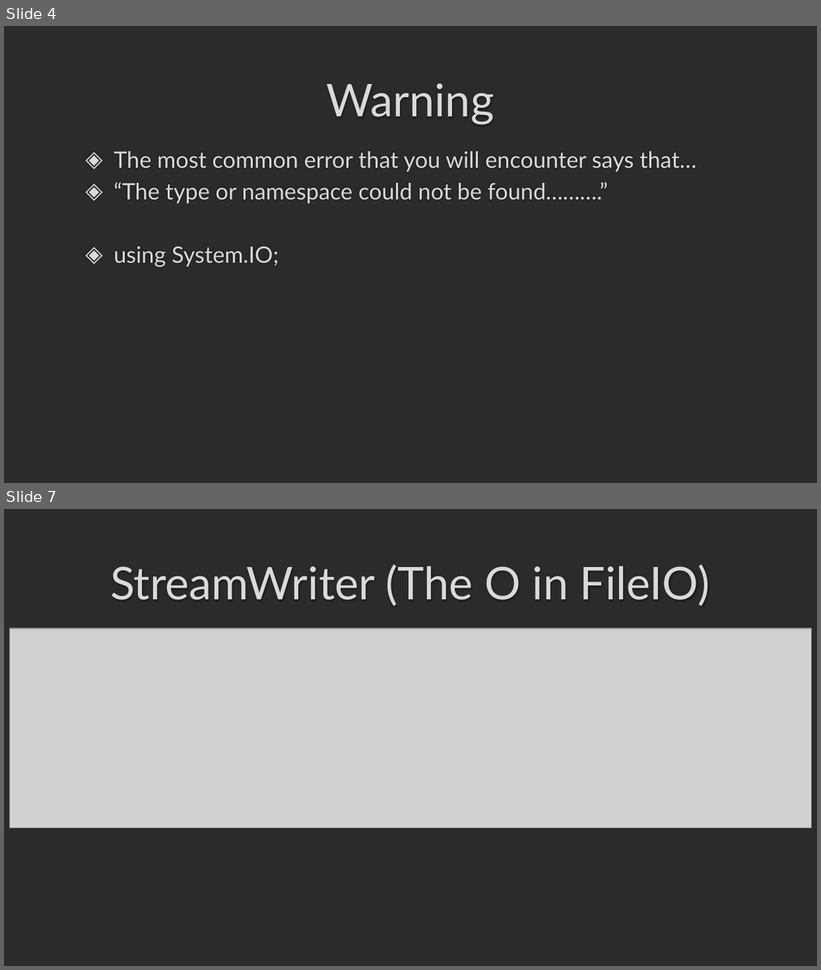
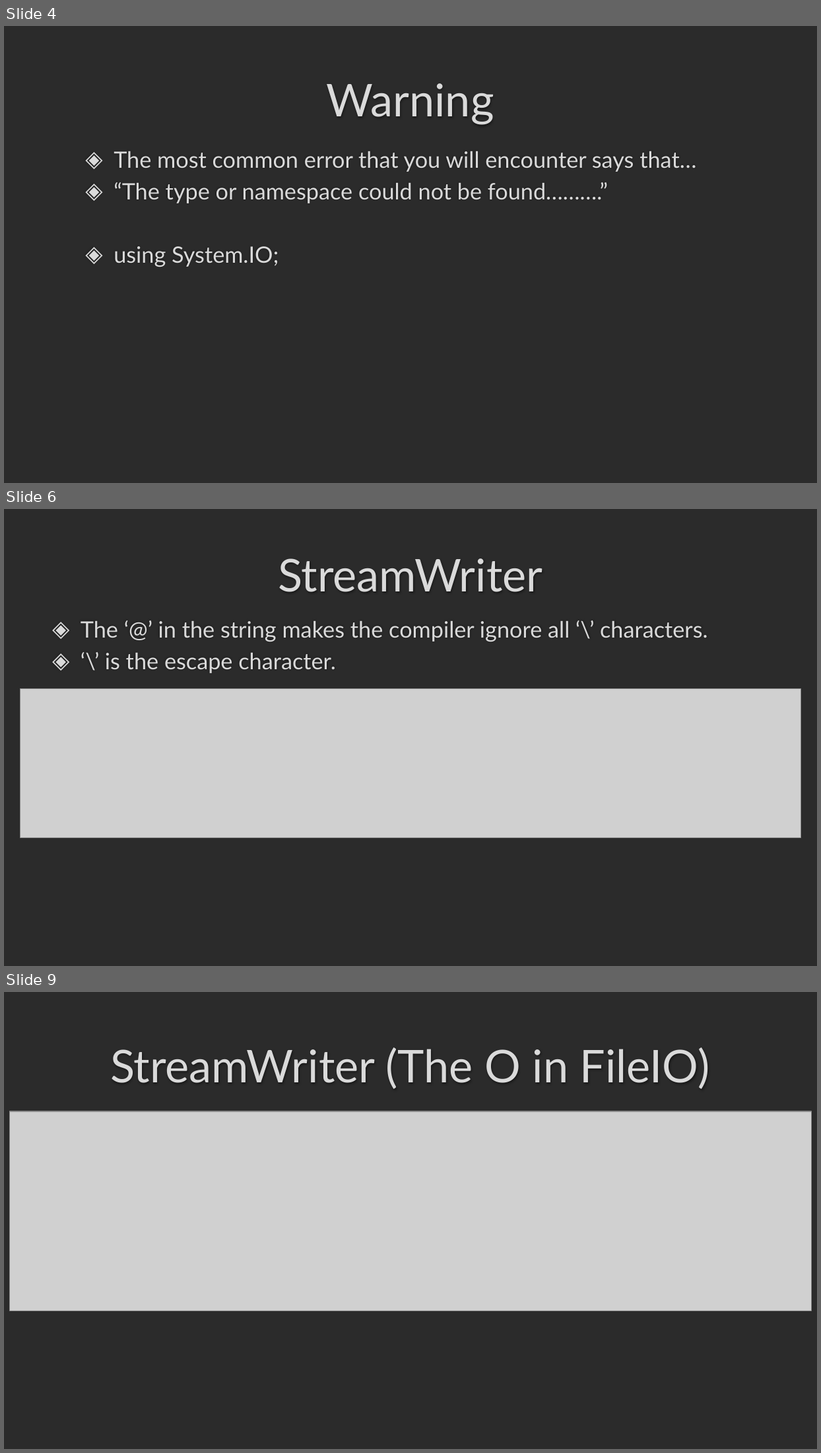
Before and after one commit to darrare/CS-3020, a slide deck: Documents/Powerpoints/3.0 FileIO.pptx. Shown one above the other, each under a label of ours: slides 4 and 7 before the commit, slides 4, 6 and 9 after it; the slides between them are not shown. The pictures are 821x970 and 821x1453 pixels, drawn with LibreOffice and Linux fonts; fonts in the diff are those of the drawing; grey boxes stand for pictures; background and template pictures are left out; a plain dark background stands for a picture behind light text. Boxes give left, top, right and bottom in pixels: in the first picture for what was removed or moved away, otherwise in the second. Text is boxed around its words. In the diff, an @@ line names an element or a change of style, - is before the commit and + after.

```diff
--- a/Documents/Powerpoints/3.0 FileIO.pptx
+++ b/Documents/Powerpoints/3.0 FileIO.pptx
@@ slide 6 added at (x1=4, y1=509, x2=817, y2=966), background picture (left out) @@
@@ title added at (x1=278, y1=559, x2=543, y2=592), 40 pt, text #DADADA @@
+StreamWriter
@@ text added at (x1=81, y1=621, x2=708, y2=673), 20 pt, text #DADADA @@
+◈ The ‘@’ in the string makes the compiler ignore all ‘\’ characters.
+◈ ‘\’ is the escape character.
@@ picture added at (x1=20, y1=689, x2=801, y2=838) @@
@@ what was slide 7 is now slide 9 @@
```
Also in this commit, not shown: 1 slide changed, 3 other slides added, 1 slide removed, 5 other files.
